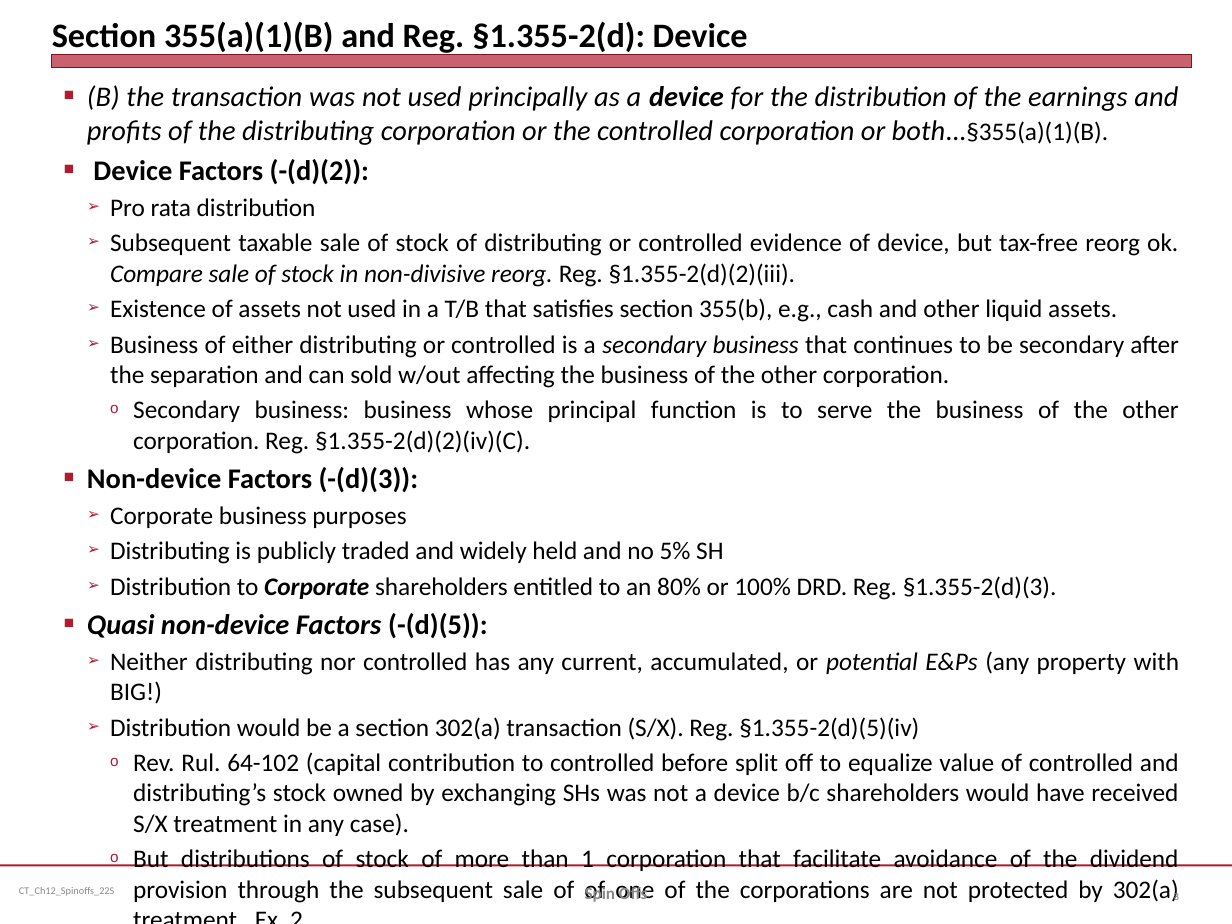
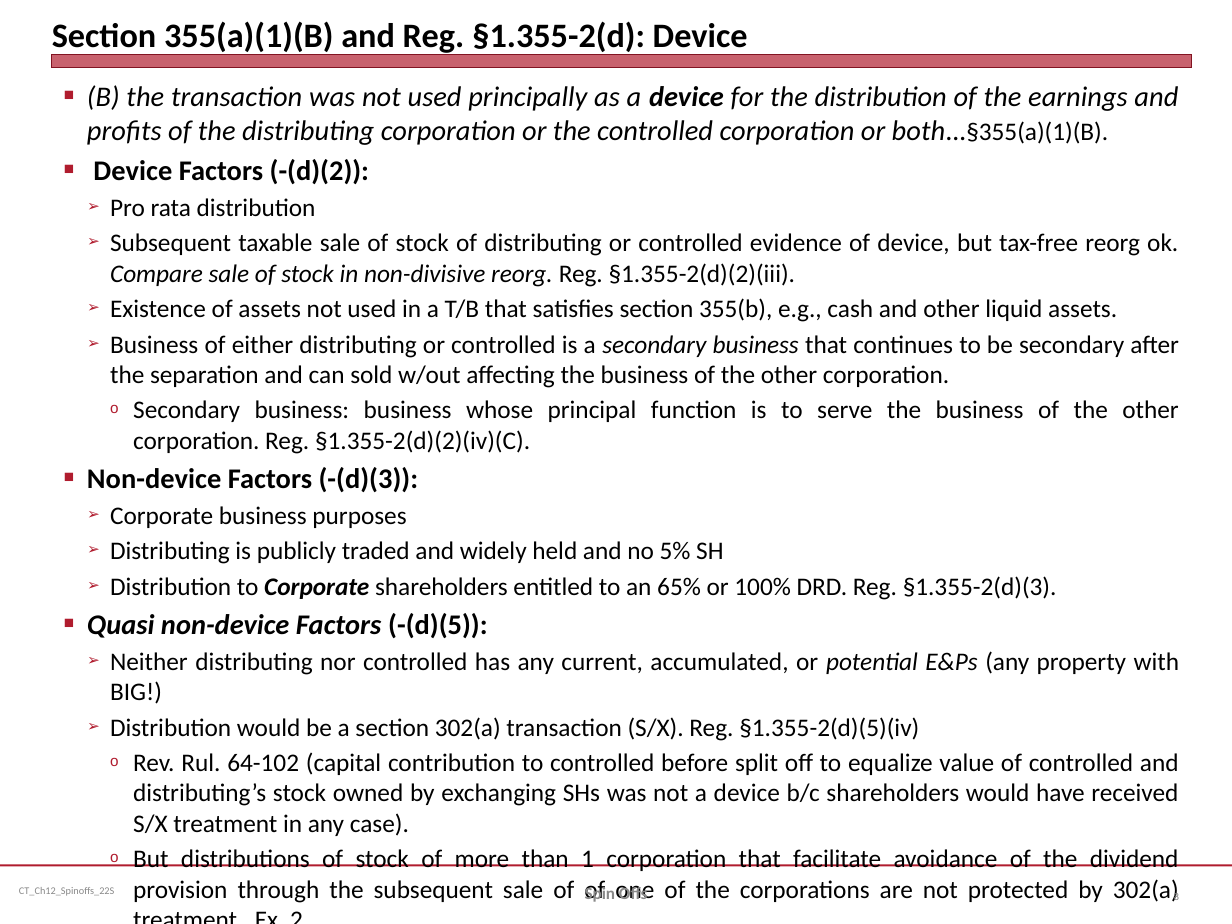
Before and after one commit to jmc877/Corporate-Tax, a slide deck: slide 8 of slides/CT_Ch12_Spinoffs_22S.pptx. Drawn at 1232x924 pixels with LibreOffice and Linux fonts; fonts in the diff are those of the drawing. Boxes give left, top, right and bottom in pixels: in the first picture for what was removed or moved away, otherwise in the second. Text is boxed around its words. In the diff, an @@ line names an element or a change of style, - is before the commit and + after.

```diff
--- a/slides/CT_Ch12_Spinoffs_22S.pptx
+++ b/slides/CT_Ch12_Spinoffs_22S.pptx
@@ text at bbox=[110, 576, 1057, 600]: text changed @@
-  ➢ Distribution to Corporate shareholders entitled to an 80% or 100% DRD. Reg. §1.355-2(d)(3).
+  ➢ Distribution to Corporate shareholders entitled to an 65% or 100% DRD. Reg. §1.355-2(d)(3).
```
Also in this commit, not shown: 1 other slide changed.
